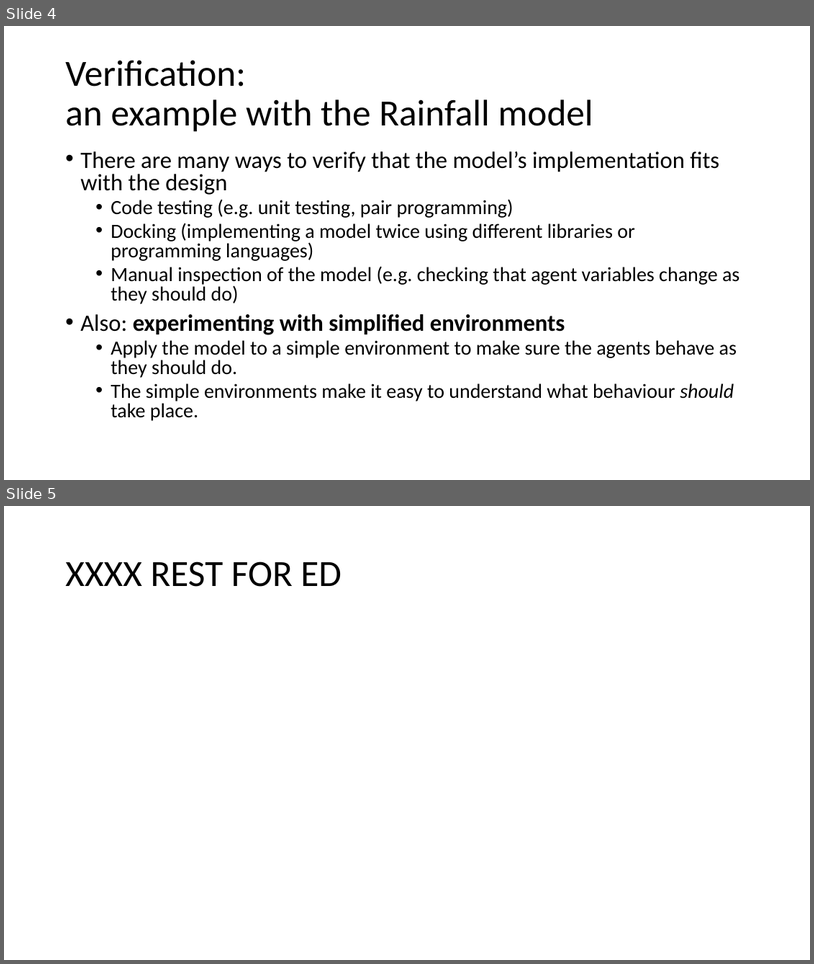
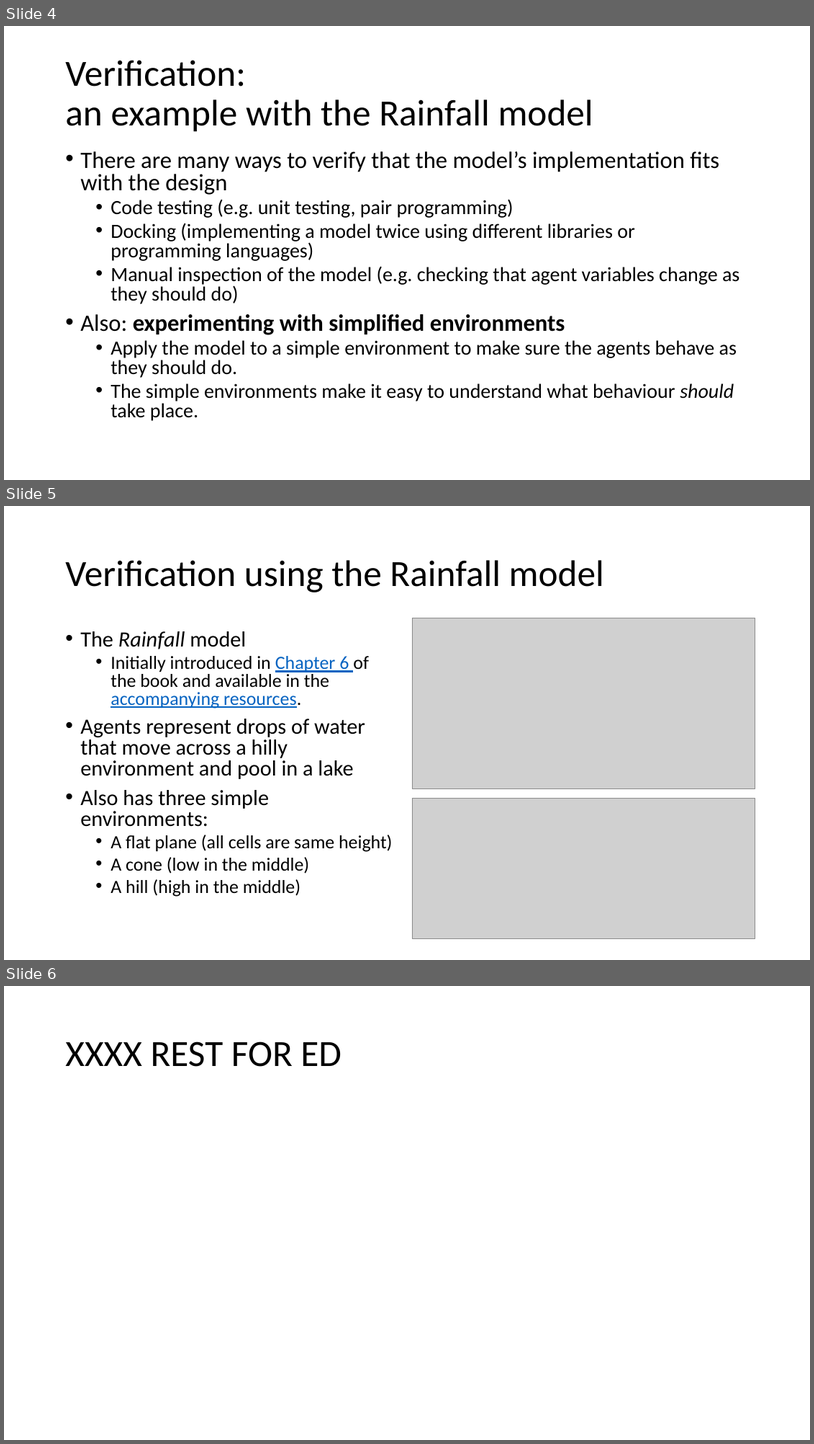
Before and after one commit to abmgis/abmgis, a slide deck: Chapter10-EvaluatingModels/Chapter10_Tutorial.pptx. Shown one above the other, each under a label of ours: slides 4 and 5 before the commit, slides 4, 5 and 6 after it. The pictures are 814x964 and 814x1444 pixels, drawn with LibreOffice and Linux fonts; fonts in the diff are those of the drawing; grey boxes stand for pictures. Boxes give left, top, right and bottom in pixels: in the first picture for what was removed or moved away, otherwise in the second. Text is boxed around its words. In the diff, an @@ line names an element or a change of style, - is before the commit and + after.

```diff
--- a/Chapter10-EvaluatingModels/Chapter10_Tutorial.pptx
+++ b/Chapter10-EvaluatingModels/Chapter10_Tutorial.pptx
@@ slide 5 added at <box>4,506,810,960</box>, background #FFFFFF @@
@@ title added at <box>65,560,604,592</box>, 44 pt, text #000000 @@
+Verification using the Rainfall model
@@ text added at <box>80,631,392,896</box>, 22.2 pt, text #000000 @@
+• The Rainfall model
+  • Initially introduced in Chapter 6 of the book and available in the accompanying resources.
+• Agents represent drops of water that move across a hilly environment and pool in a lake
+• Also has three simple environments:
+  • A flat plane (all cells are same height)
+  • A cone (low in the middle)
+  • A hill (high in the middle)
@@ picture added at <box>412,618,756,789</box> @@
@@ picture added at <box>412,798,756,939</box> @@
@@ what was slide 5 is now slide 6 @@
```
Also in this commit, not shown: 5 other files.
